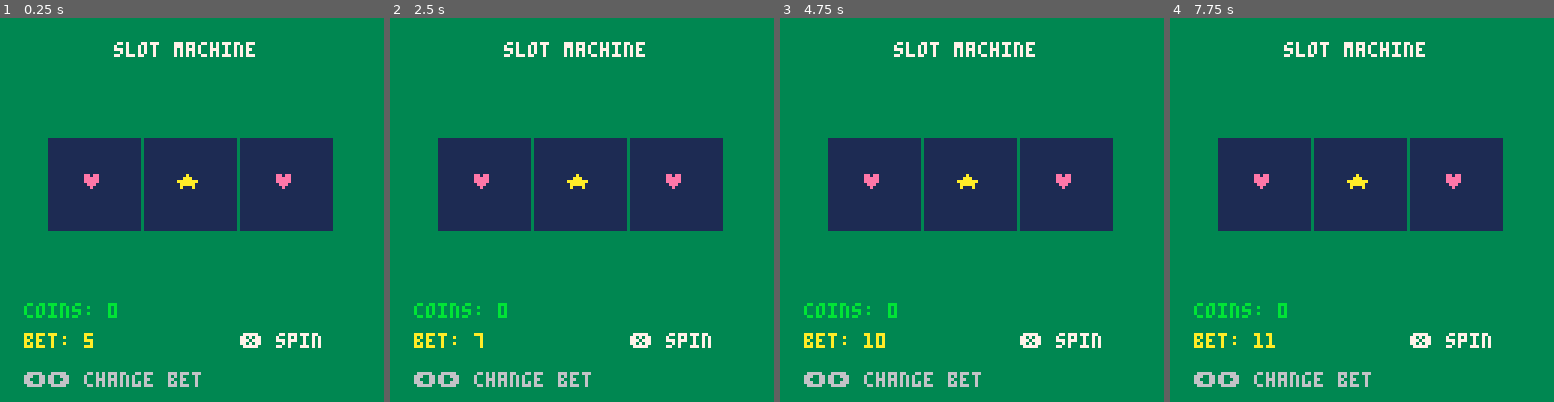
Above: before the commit, frames 1-4 (left to right).
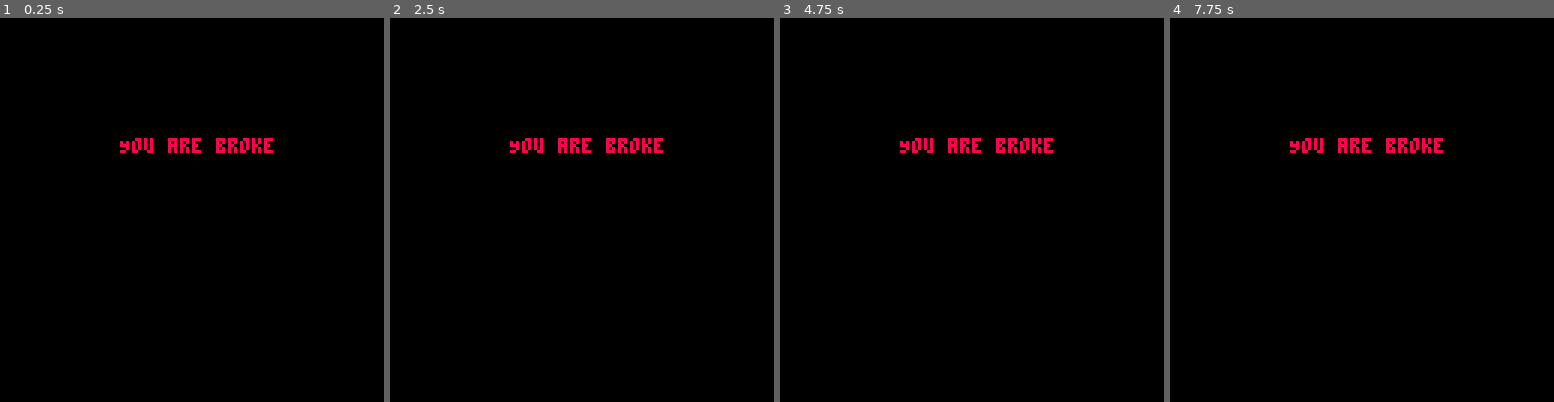
Above: after the commit, the same moments.

Repository: ytraub/arcade
Game: PICO-8 cartridge games/slot_machine/main.p8
Same seed, same stepped clock (60 frames per second), same inputs: the game is played once before the commit and once after it.
Inputs:
- Up to frame 1 (0.25 s): no input
- Up to frame 2 (2.5 s): tap X (X key) at 0.33, 1.07, 1.85 s; tap O (Z key) at 0.7, 1.7, 2.1 s; hold Right 1.6-2.1 s; hold Right from 2.47 s (still down)
- Up to frame 3 (4.75 s): tap O (Z key) every 0.4 s from 2.5 to 4.5 s; tap X (X key) at 2.97, 4.08 s; release Right at 3.03 s; hold Left 3.08-3.58 s; hold Right 4.02-4.68 s
- Up to frame 4 (7.75 s): tap O (Z key) every 0.4 s from 4.9 to 7.7 s; hold Left 5.08-5.68 s; tap X (X key) at 5.2, 6.32, 7.43 s; hold Right 6.08-6.58 s; hold Right 6.63-7.13 s; hold Right from 7.5 s (still down)

The runs differ from the first frame. In frame 1, 100% of the frame differs, in the area x 0-100%, y 0-100%; in frame 2, 100%; in frame 3, 100%; in frame 4, 100%.

Commit message:
slot sounds

Diff:
--- a/games/slot_machine/main.p8
+++ b/games/slot_machine/main.p8
@@ -1,6 +1,5 @@
 pico-8 cartridge // http://www.pico-8.com
-version 41
-
+version 43
 __lua__
 
 #include src/data.lua
@@ -9,12 +8,6 @@
 #include src/ui.lua
 #include src/main.lua
 
-__gfx__
-00000000000000000000000000000000
-
-__gff__
-
-__map__
 
 
 
--- a/games/slot_machine/src/data.lua
+++ b/games/slot_machine/src/data.lua
@@ -3,7 +3,7 @@
     "★",
     "$",
     "♥",
-    "x"
+    "x",
 }
 
 symbol_colors = {
--- a/games/slot_machine/src/game.lua
+++ b/games/slot_machine/src/game.lua
@@ -26,12 +26,29 @@
     game_state = "spinning"
 end
 
+function maybe_break_win()
+ local win_chance=0.05
+ if rnd()>win_chance then
+
+  if reels[1].symbol==reels[2].symbol
+  and reels[2].symbol==reels[3].symbol then
+
+   reels[3].symbol=flr(rnd(#symbols))+1
+
+   while reels[3].symbol==reels[1].symbol do
+    reels[3].symbol=flr(rnd(#symbols))+1
+   end
+  end
+ end
+end
+
 function check_win()
     local a = reels[1].symbol
     local b = reels[2].symbol
     local c = reels[3].symbol
 
     if a == b and b == c then
+        sfx(2)
         return bet * 10
     end
 
@@ -54,6 +71,7 @@
     end
 
     if game_state == "spinning" and finished then
+        maybe_break_win()
         local win = check_win()
 
         coins += win
--- a/games/slot_machine/src/main.lua
+++ b/games/slot_machine/src/main.lua
@@ -1,5 +1,6 @@
 name = ""
 coins = 0
+broke = false
 
 function _init()
    serial(0x806, 0x9a00, 64)
@@ -16,8 +17,6 @@
         text = text .. chr(c)
     end
 
-    printh("received=[" .. text .. "]")
-
     local pos
 
     for i=1,#text do
@@ -31,26 +30,46 @@
         name = sub(text, 1, pos - 1)
         coins = sub(text, pos + 1) + 0
     end
+
+    if coins == 0 then
+        broke = true
+    end
 end
 
 function _update()
-    if btnp(4) then
-        start_spin()
-    end
-
-    if game_state == "idle" then
-        if btnp(0) then
-            bet = max(1, bet-1)
+    if broke==false then
+        if btnp(5) then
+            start_spin()
         end
 
-        if btnp(1) then
-            bet = min(20, bet+1)
+        if game_state == "idle" then
+            if btnp(0) then
+                bet = max(1, bet-1)
+                sfx(1)
+            end
+
+            if btnp(1) then
+                bet = min(coins, bet+1)
+                sfx(1)
+            end
+
+            if bet > coins then
+                bet = coins
+            end
+
+            if coins == 0 then
+                broke = true
+            end
         end
+
+        update_game()
     end
-
-    update_game()
 end
 
 function _draw()
-    draw_ui()
+    if broke==true then
+        draw_broke_ui()
+    else
+        draw_ui()
+    end
 end
--- a/games/slot_machine/src/reels.lua
+++ b/games/slot_machine/src/reels.lua
@@ -9,6 +9,7 @@
 end
 
 function spin_reel(reel)
+    sfx(0, -1, 0, 20)
     reel.spinning = true
     reel.timer = 30 + flr(rnd(30))
 end
--- a/games/slot_machine/src/ui.lua
+++ b/games/slot_machine/src/ui.lua
@@ -18,3 +18,8 @@
 
     print("⬅️➡️ change bet",8,118,6)
 end
+
+function draw_broke_ui()
+    rectfill(0,0,150,150,0)
+    print("You are broke", 40, 40, 8)
+end
Not shown, changed: the music (__music__) section of games/slot_machine/main.p8
Not shown, changed: the sound effects (__sfx__) section of games/slot_machine/main.p8
